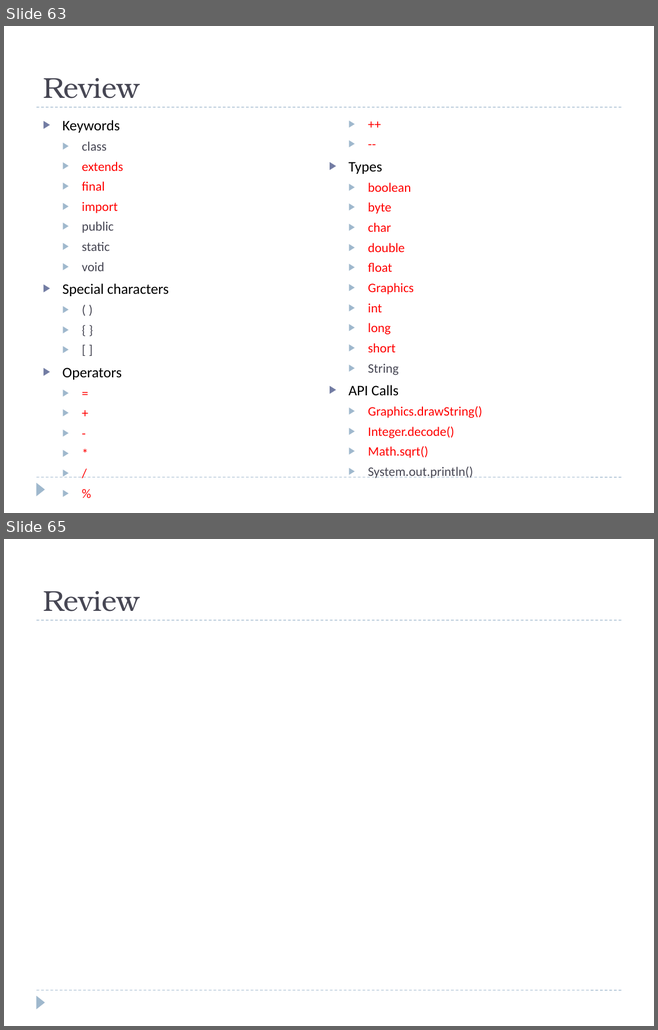
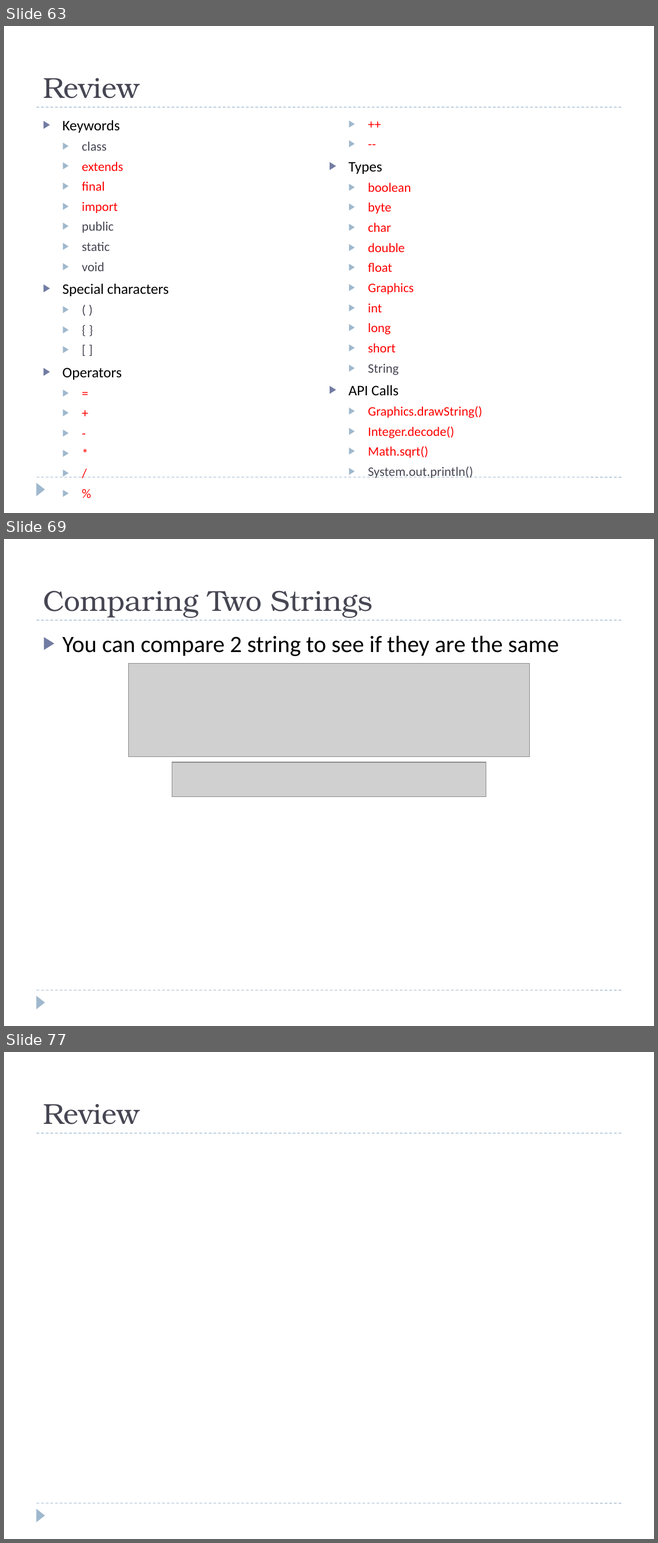
Before and after one commit to bcraig108/JavaClass_2013_Summer, a slide deck: Introduction to Java Programming.pptx. Shown one above the other, each under a label of ours: slides 63 and 65 before the commit, slides 63, 69 and 77 after it; the slides between them are not shown. The pictures are 658x1030 and 658x1543 pixels, drawn with LibreOffice and Linux fonts; fonts in the diff are those of the drawing; grey boxes stand for pictures; background and template pictures are left out. Boxes give left, top, right and bottom in pixels: in the first picture for what was removed or moved away, otherwise in the second. Text is boxed around its words. In the diff, an @@ line names an element or a change of style, - is before the commit and + after.

Commit message:
String Chapter with examples

```diff
--- a/Introduction to Java Programming.pptx
+++ b/Introduction to Java Programming.pptx
@@ slide 69 added at (4, 539, 654, 1026), background #FFFFFF; not listed: 3 template elements that a slide beside it also shows @@
@@ title added at (43, 591, 372, 618), 32 pt, text #464653 @@
+Comparing Two Strings
@@ text added at (63, 636, 559, 656), 26 pt, text #000000 @@
+▶ You can compare 2 string to see if they are the same
@@ picture added at (128, 664, 529, 757) @@
@@ picture added at (172, 762, 486, 797) @@
@@ what was slide 65 is now slide 77 @@
```
Also in this commit, not shown: 1 slide changed, 11 other slides added, 4 other files.
